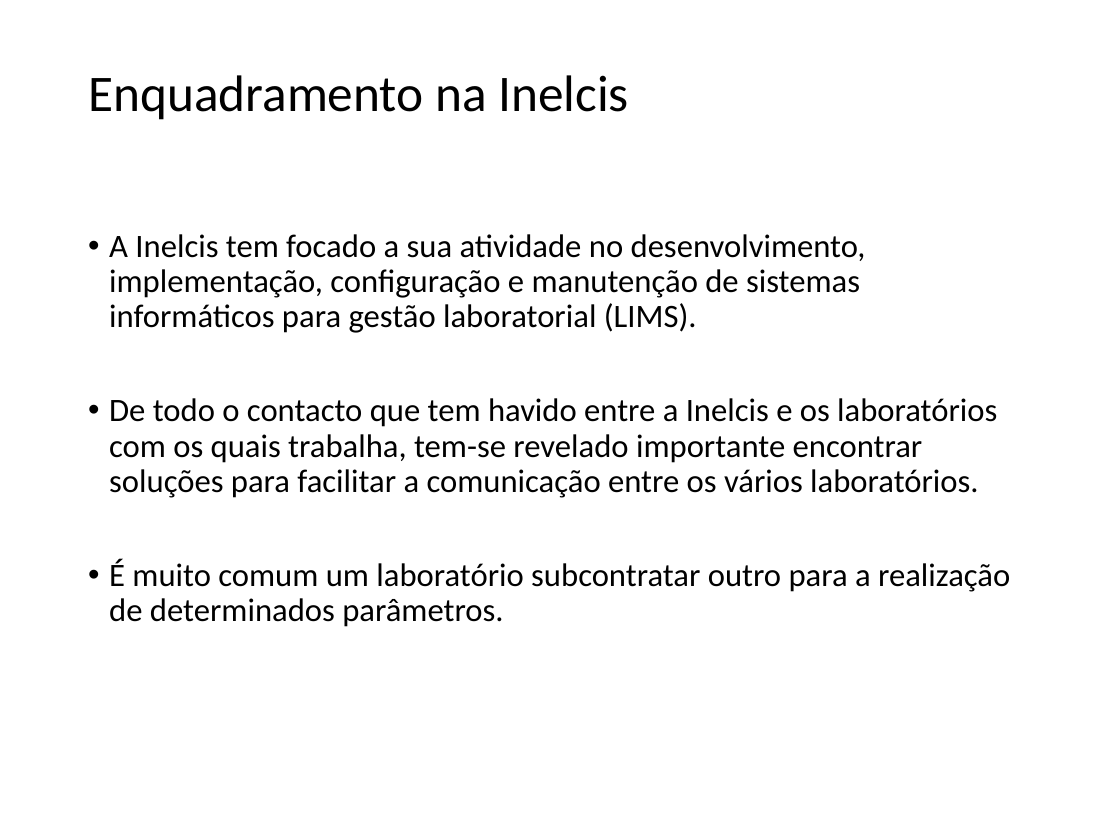
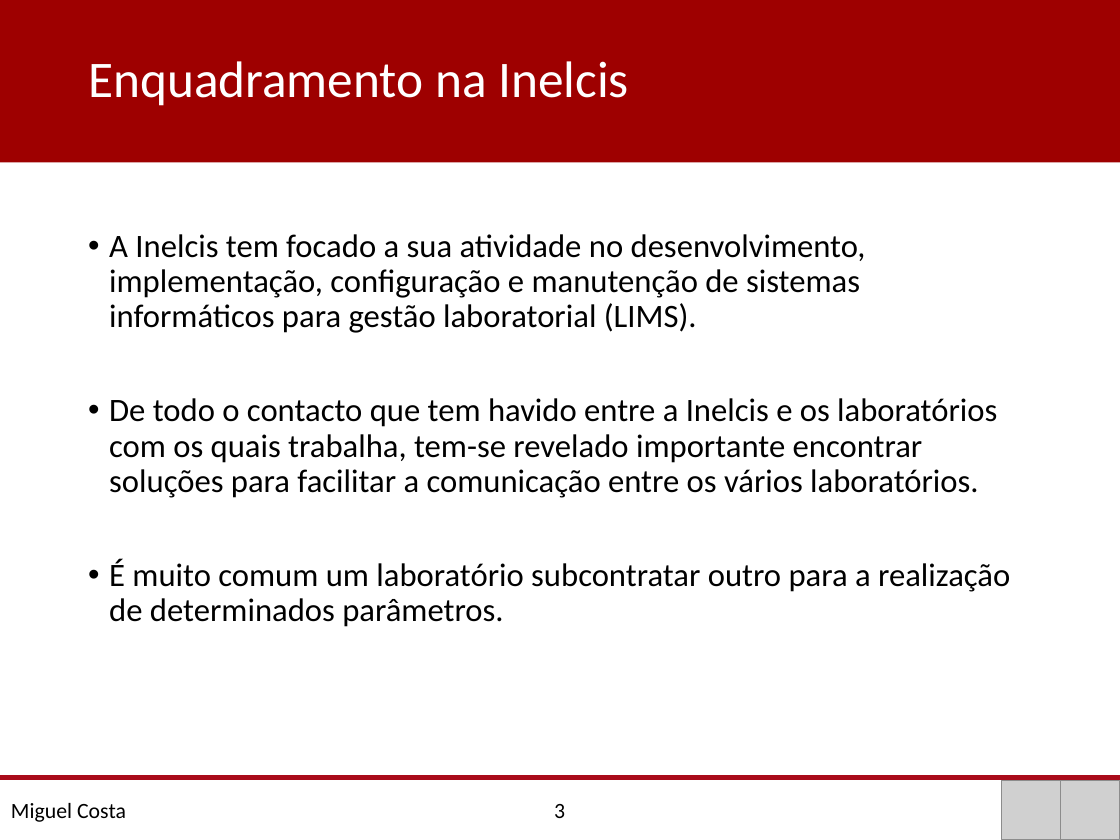
Before and after one commit to MiguelCosta/msc-thesis, a slide deck: slide 4 of doc/Pré-Tese/Apresentação/Pré-Tese.pptx. Drawn at 1120x840 pixels with LibreOffice and Linux fonts; fonts in the diff are those of the drawing; grey boxes stand for pictures. Boxes give left, top, right and bottom in pixels: in the first picture for what was removed or moved away, otherwise in the second. Text is boxed around its words. In the diff, an @@ line names an element or a change of style, - is before the commit and + after.

```diff
--- a/doc/Pré-Tese/Apresentação/Pré-Tese.pptx
+++ b/doc/Pré-Tese/Apresentação/Pré-Tese.pptx
@@ rectangle "Enquadramento na Inelcis": place and size @@
-rectangle "Enquadramento na Inelcis" at [88, 75, 629, 120]
+rectangle "Enquadramento na Inelcis" at [0, 0, 1120, 162]
@@ rectangle "Enquadramento na Inelcis" at [0, 0, 1120, 162]: text colour #000000 to #FFFFFF; fill none to #9E0000 @@
@@ line added from (0, 777) to (1120, 777), #A90B1A 2.75 pt @@
@@ text added at [11, 803, 565, 822], 14 pt, text #000000 @@
+Miguel Costa 3
@@ picture added at [1001, 781, 1060, 840] @@
@@ picture added at [1061, 781, 1120, 840] @@
```
Also in this commit, not shown: 7 other slides changed, 1 slide added, 1 slide removed.
